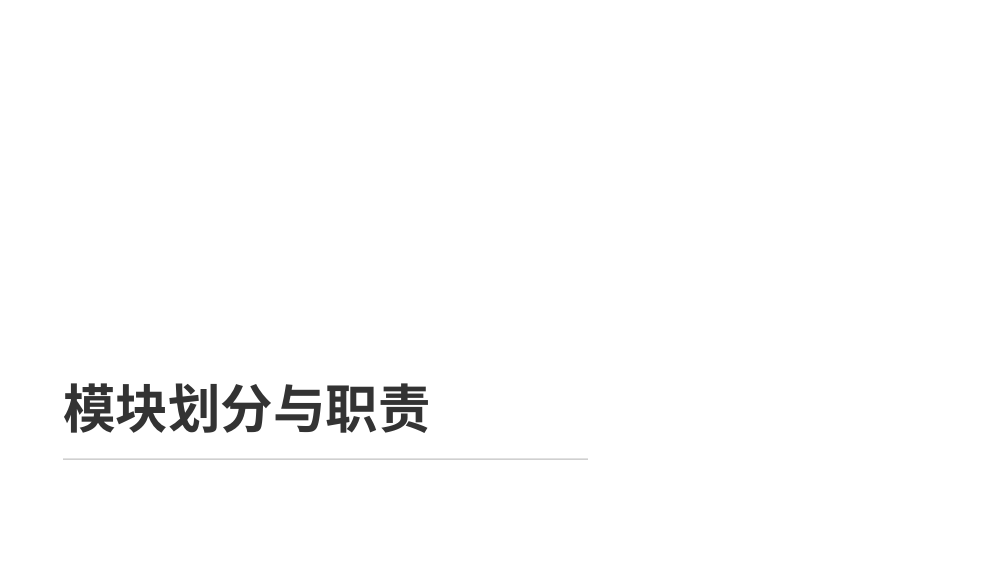
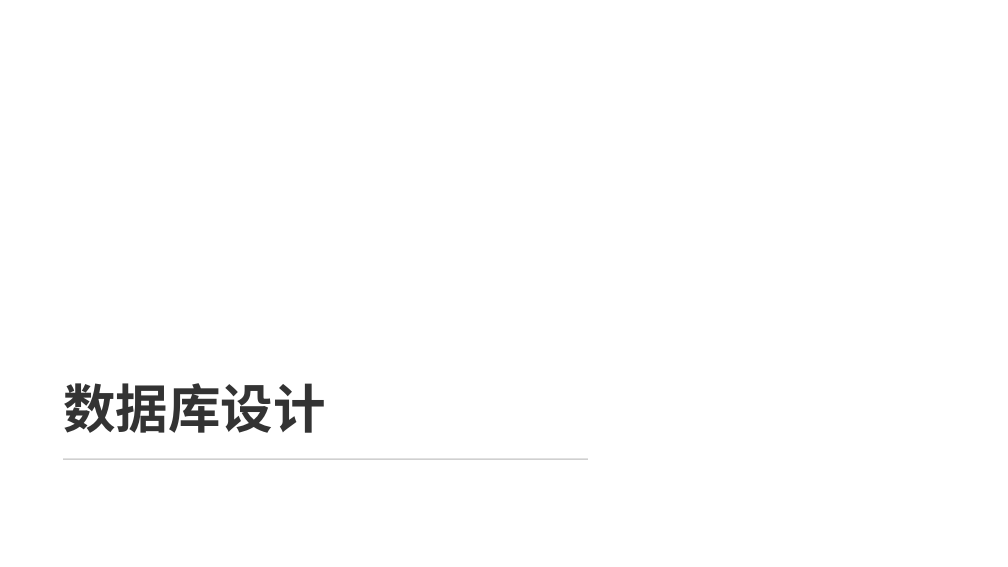
Before and after one commit to anymore131/mini-erp, a slide deck: slide 11 of 基于Spring Cloud的小型ERP系统设计.pptx (slide 9 before the commit). Drawn at 1008x567 pixels with LibreOffice and Linux fonts; fonts in the diff are those of the drawing; background and template pictures are left out. Boxes give left, top, right and bottom in pixels: in the first picture for what was removed or moved away, otherwise in the second. Text is boxed around its words. In the diff, an @@ line names an element or a change of style, - is before the commit and + after.

```diff
--- a/基于Spring Cloud的小型ERP系统设计.pptx
+++ b/基于Spring Cloud的小型ERP系统设计.pptx
@@ text at box(63, 383, 326, 433): text changed @@
-模块划分与职责
+数据库设计
```
Also in this commit, not shown: 11 other slides changed, 9 slides added, 9 slides removed.
